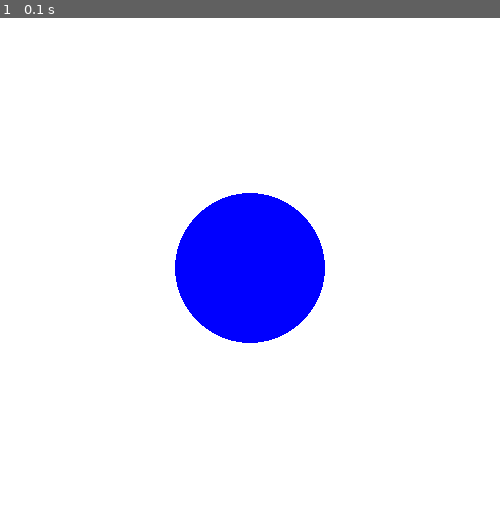
Above: before the commit, frame 1.
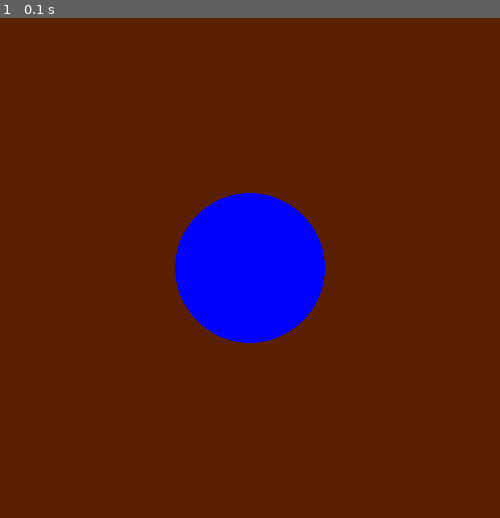
Above: after the commit, the same moment.

Repository: crystaltine/PolePositionI
Game: pygame game, started from py_pygame/pygame_testing.py
Same seed, same stepped clock (60 frames per second), same inputs: the game is played once before the commit and once after it.
Inputs:
- Up to frame 1 (0.1 s): no input

The runs differ from the first frame. In frame 1, 93% of the frame differs, in the area x 0-100%, y 0-100%.

Commit message:
jus pulling to check Camila's changes

Diff:
--- a/py_pygame/pygame_testing.py
+++ b/py_pygame/pygame_testing.py
@@ -17,7 +17,7 @@
             running = False
 
     # Fill the background with white
-    screen.fill((255, 255, 255))
+    screen.fill((90, 30, 0))
 
     # Draw a solid blue circle in the center
     pygame.draw.circle(screen, (0, 0, 255), (250, 250), 75)
